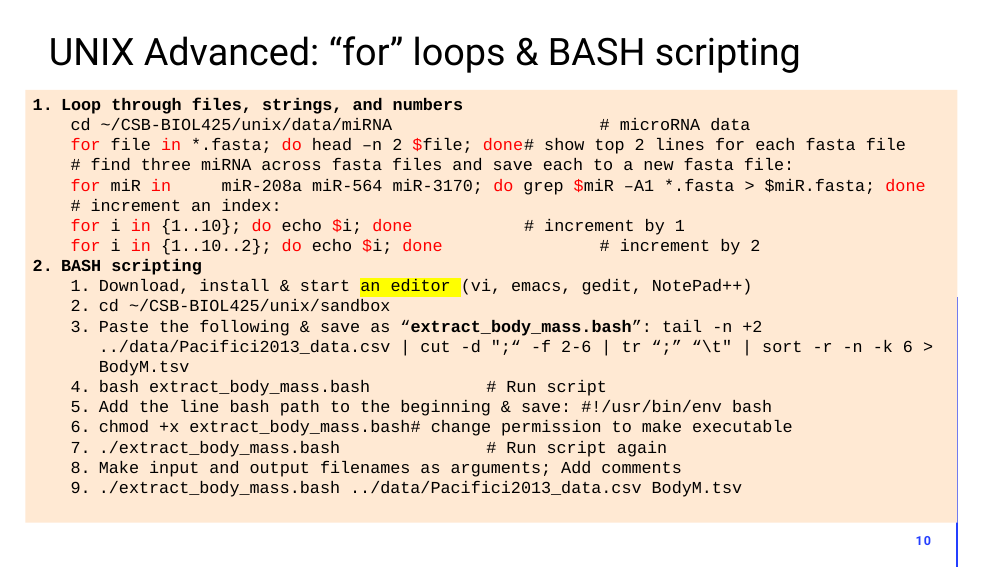
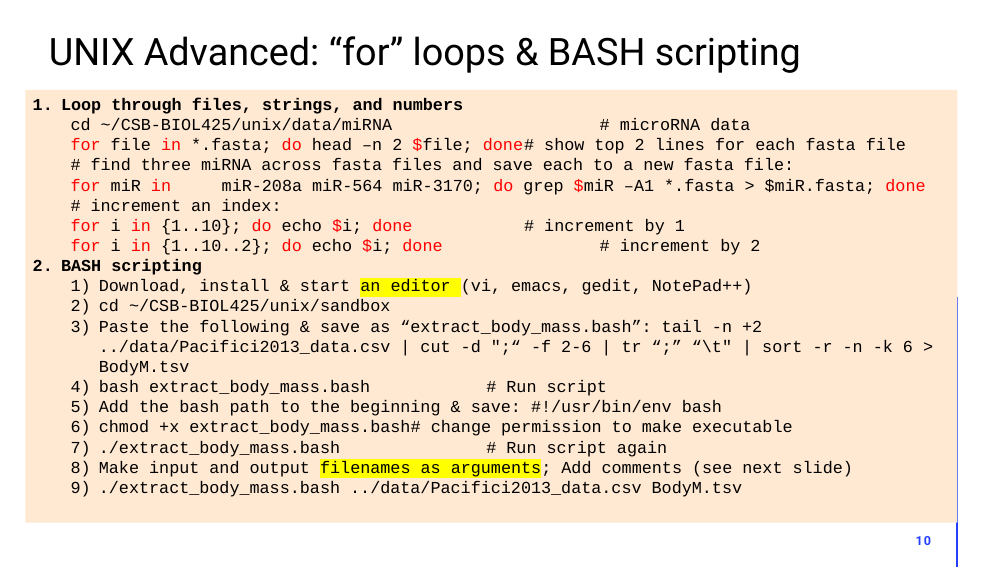
Before and after one commit to weigangq/CSB, a slide deck: slide 10 of lecture-slides/part-1-intro-unix.pptx. Drawn at 1008x567 pixels with LibreOffice and Linux fonts; fonts in the diff are those of the drawing. Boxes give left, top, right and bottom in pixels: in the first picture for what was removed or moved away, otherwise in the second. Text is boxed around its words. In the diff, an @@ line names an element or a change of style, - is before the commit and + after.

Commit message:
slides updated

```diff
--- a/lecture-slides/part-1-intro-unix.pptx
+++ b/lecture-slides/part-1-intro-unix.pptx
@@ text in rectangle at box(99, 279, 913, 497): bold off in "“extract_body_mass.bash”:"; bullet 1. to 1) @@
@@ text in rectangle at box(99, 400, 722, 416): text changed @@
-  5. Add the line bash path to the beginning & save: #!/usr/bin/env bash
+  5) Add the bash path to the beginning & save: #!/usr/bin/env bash
@@ text in rectangle at box(99, 460, 853, 478): text changed @@
-  8. Make input and output filenames as arguments; Add comments
+  8) Make input and output filenames as arguments; Add comments (see next slide)
```
Also in this commit, not shown: 4 other slides changed, 2 slides added, 1 other file.
